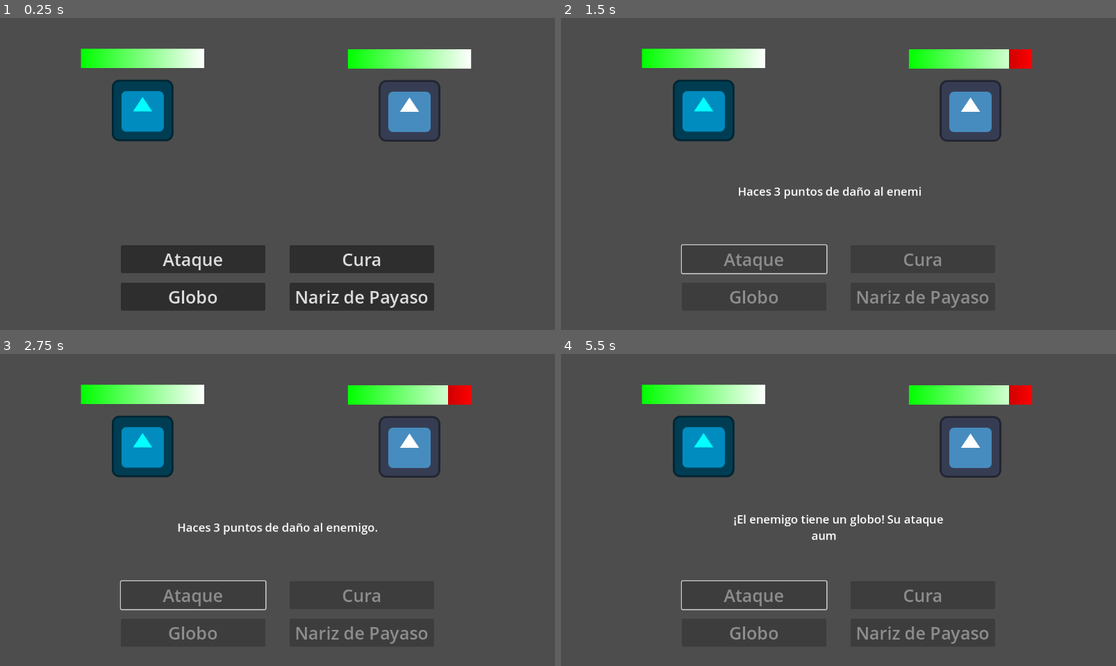
Above: before the commit, frames 1-4 (two rows, left to right).
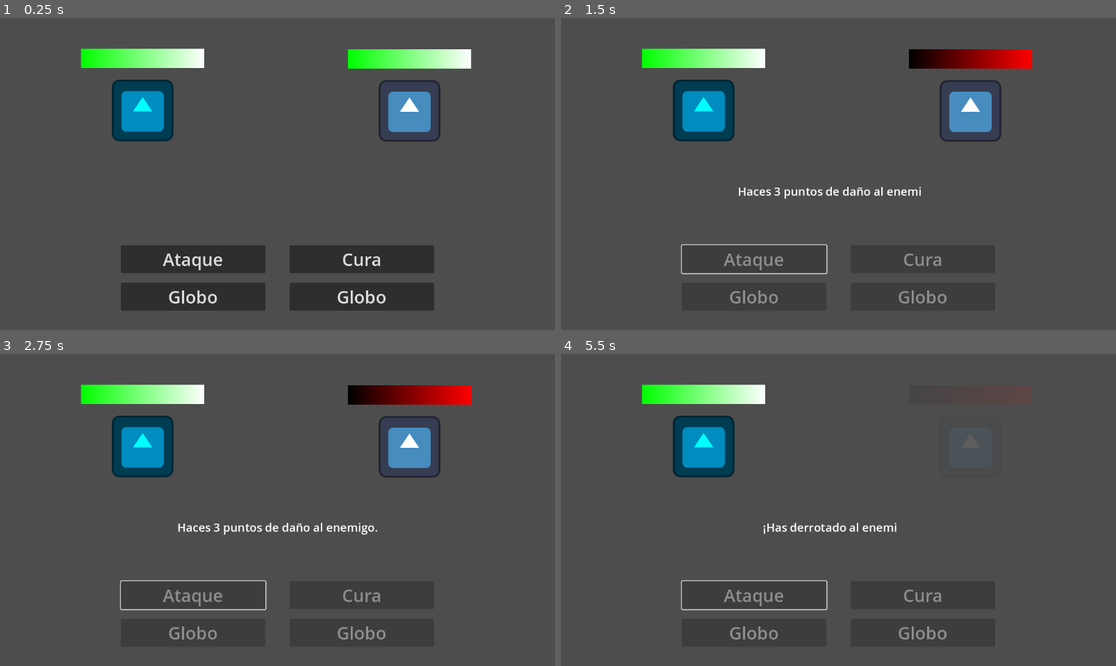
Above: after the commit, the same moments.

Repository: t0m45DEV/skidaddle-skidoodle
Game: Godot game, scene res://Scenes/combat.tscn
The game is run twice, just before and just after one commit, with the same random seed, the same clock (stepped at 60 frames per second) and the same inputs. The engine's default icon, where the game draws it, is replaced by a stand-in: a white triangle on a blue panel in a dark square.
Inputs:
- Up to frame 1 (0.25 s): no input
- Up to frame 2 (1.5 s): click "Ataque" at 0.5 s; tap Enter at 1.25 s
- Up to frame 3 (2.75 s): tap Space at 2 s
- Up to frame 4 (5.5 s): tap Enter at 2.75, 4.25 s; tap Space at 3.5 s

The runs differ from the first frame. In frame 1, 0.5% of the frame differs, in the area x 53-78%, y 87-93%; in frame 2, 1.5%; in frame 3, 1.5%; in frame 4, 3.9%, in the area x 31-85%, y 10-93%.

Commit message:
tienda update 1

Diff:
--- a/project/doodler/Enemies/dinosaur.tres
+++ b/project/doodler/Enemies/dinosaur.tres
@@ -1,7 +1,7 @@
 [gd_resource type="Resource" script_class="Enemy_Data" load_steps=3 format=3 uid="uid://busmmpwkdj2s6"]
 
-[ext_resource type="Script" uid="uid://1b3b510wll5g" path="res://Scenes/objects_data.gd" id="1_bi2eq"]
-[ext_resource type="Script" uid="uid://b6si3q6ywg50d" path="res://Scenes/enemy_data.gd" id="2_h66bo"]
+[ext_resource type="Script" uid="uid://1b3b510wll5g" path="res://Resources/objects_data.gd" id="1_bi2eq"]
+[ext_resource type="Script" uid="uid://b6si3q6ywg50d" path="res://Resources/enemy_data.gd" id="2_h66bo"]
 
 [resource]
 script = ExtResource("2_h66bo")
--- a/project/doodler/Enemies/skeleton.tres
+++ b/project/doodler/Enemies/skeleton.tres
@@ -1,13 +1,13 @@
 [gd_resource type="Resource" script_class="Enemy_Data" load_steps=6 format=3 uid="uid://crrs4sa4fwemf"]
 
-[ext_resource type="Script" uid="uid://1b3b510wll5g" path="res://Scenes/objects_data.gd" id="1_hjgok"]
-[ext_resource type="Script" uid="uid://b6si3q6ywg50d" path="res://Scenes/enemy_data.gd" id="1_qtnb1"]
+[ext_resource type="Script" uid="uid://1b3b510wll5g" path="res://Resources/objects_data.gd" id="1_jwmnn"]
 [ext_resource type="Resource" uid="uid://bqhvmd6c1ehr0" path="res://Objects/globo.tres" id="2_vo7mq"]
 [ext_resource type="Resource" uid="uid://liia7t6vqlwv" path="res://Objects/ataque_normal.tres" id="3_vo7mq"]
 [ext_resource type="Resource" uid="uid://c4ww61pdy11uh" path="res://Objects/nariz_payaso.tres" id="4_jwmnn"]
+[ext_resource type="Script" uid="uid://b6si3q6ywg50d" path="res://Resources/enemy_data.gd" id="5_rfmg6"]
 
 [resource]
-script = ExtResource("1_qtnb1")
-max_HP = 16
+script = ExtResource("5_rfmg6")
+max_HP = 1
 strength = 3
-abilities = Array[ExtResource("1_hjgok")]([ExtResource("2_vo7mq"), ExtResource("3_vo7mq"), ExtResource("4_jwmnn")])
+abilities = Array[ExtResource("1_jwmnn")]([ExtResource("2_vo7mq"), ExtResource("3_vo7mq"), ExtResource("4_jwmnn")])
--- /dev/null
+++ b/project/doodler/Globals/inventory.gd
@@ -0,0 +1,13 @@
+extends Node
+
+var inventoryArray : Array[Object_Data] = []
+
+func empty_inventory() -> void:
+	inventoryArray = []
+
+func add_item(new_item : Object_Data) -> void:
+	inventoryArray.append(new_item)
+
+func replace_item(new_item : Object_Data, old_item : Object_Data) -> void:
+	inventoryArray.erase(old_item)
+	add_item(new_item)
--- a/project/doodler/Menus/tienda.gd
+++ b/project/doodler/Menus/tienda.gd
@@ -1,4 +1,10 @@
 extends Control
+
+func _ready() -> void:
+	for i in range(Inventory.inventoryArray.size()):
+		var i_button : Button = $VBoxContainer2/HBoxContainer2.get_child(i)
+		var icon : Texture2D = Inventory.inventoryArray[i].texture
+		i_button.set_button_icon(icon)
 
 
 func _on_button_pressed() -> void:
--- a/project/doodler/Menus/tienda.tscn
+++ b/project/doodler/Menus/tienda.tscn
@@ -1,6 +1,7 @@
-[gd_scene load_steps=4 format=3 uid="uid://dth42a13t3cv3"]
+[gd_scene load_steps=5 format=3 uid="uid://dth42a13t3cv3"]
 
 [ext_resource type="Script" uid="uid://b7upwrk2qhasd" path="res://Menus/tienda.gd" id="1_n81as"]
+[ext_resource type="Theme" uid="uid://de5w4yfr8tf5e" path="res://Style.tres" id="2_e028t"]
 
 [sub_resource type="Gradient" id="Gradient_e028t"]
 colors = PackedColorArray(0, 1, 0, 1, 0, 1, 1, 1)
@@ -44,7 +45,7 @@
 custom_minimum_size = Vector2(1000, 100)
 layout_mode = 2
 theme_override_colors/default_color = Color(0, 0, 0, 1)
-text = "Elegi 2 de los 3"
+text = "Elegi 1 de 3"
 horizontal_alignment = 1
 
 [node name="Button" type="Button" parent="."]
@@ -61,4 +62,58 @@
 grow_vertical = 0
 text = "Siguiente pelea"
 
+[node name="VBoxContainer2" type="VBoxContainer" parent="."]
+layout_mode = 1
+anchors_preset = 8
+anchor_left = 0.5
+anchor_top = 0.5
+anchor_right = 0.5
+anchor_bottom = 0.5
+offset_left = -20.0
+offset_top = -20.0
+offset_right = 20.0
+offset_bottom = 20.0
+grow_horizontal = 2
+grow_vertical = 2
+
+[node name="Label" type="Label" parent="VBoxContainer2"]
+layout_mode = 2
+theme = ExtResource("2_e028t")
+text = "Basura disponible"
+horizontal_alignment = 1
+
+[node name="HBoxContainer" type="HBoxContainer" parent="VBoxContainer2"]
+layout_mode = 2
+size_flags_horizontal = 4
+
+[node name="Button" type="Button" parent="VBoxContainer2/HBoxContainer"]
+layout_mode = 2
+theme_override_constants/icon_max_width = 100
+
+[node name="Button2" type="Button" parent="VBoxContainer2/HBoxContainer"]
+layout_mode = 2
+theme_override_constants/icon_max_width = 100
+
+[node name="Button3" type="Button" parent="VBoxContainer2/HBoxContainer"]
+layout_mode = 2
+theme_override_constants/icon_max_width = 100
+
+[node name="Label2" type="Label" parent="VBoxContainer2"]
+layout_mode = 2
+theme = ExtResource("2_e028t")
+text = "Tu basura"
+horizontal_alignment = 1
+
+[node name="HBoxContainer2" type="HBoxContainer" parent="VBoxContainer2"]
+layout_mode = 2
+size_flags_horizontal = 4
+
+[node name="Button" type="Button" parent="VBoxContainer2/HBoxContainer2"]
+layout_mode = 2
+theme_override_constants/icon_max_width = 100
+
+[node name="Button2" type="Button" parent="VBoxContainer2/HBoxContainer2"]
+layout_mode = 2
+theme_override_constants/icon_max_width = 100
+
 [connection signal="pressed" from="Button" to="." method="_on_button_pressed"]
--- a/project/doodler/Objects/ataque_normal.tres
+++ b/project/doodler/Objects/ataque_normal.tres
@@ -1,6 +1,6 @@
 [gd_resource type="Resource" script_class="Object_Data" load_steps=2 format=3 uid="uid://liia7t6vqlwv"]
 
-[ext_resource type="Script" uid="uid://1b3b510wll5g" path="res://Scenes/objects_data.gd" id="1_18rjo"]
+[ext_resource type="Script" uid="uid://1b3b510wll5g" path="res://Resources/objects_data.gd" id="1_18rjo"]
 
 [resource]
 script = ExtResource("1_18rjo")
--- a/project/doodler/Objects/cura_normal.tres
+++ b/project/doodler/Objects/cura_normal.tres
@@ -1,6 +1,6 @@
 [gd_resource type="Resource" script_class="Object_Data" load_steps=2 format=3 uid="uid://bo2sj8we75bym"]
 
-[ext_resource type="Script" uid="uid://1b3b510wll5g" path="res://Scenes/objects_data.gd" id="1_5siub"]
+[ext_resource type="Script" uid="uid://1b3b510wll5g" path="res://Resources/objects_data.gd" id="1_5siub"]
 
 [resource]
 script = ExtResource("1_5siub")
--- a/project/doodler/Objects/globo.tres
+++ b/project/doodler/Objects/globo.tres
@@ -1,9 +1,11 @@
-[gd_resource type="Resource" script_class="Object_Data" load_steps=2 format=3 uid="uid://bqhvmd6c1ehr0"]
+[gd_resource type="Resource" script_class="Object_Data" load_steps=3 format=3 uid="uid://bqhvmd6c1ehr0"]
 
-[ext_resource type="Script" uid="uid://1b3b510wll5g" path="res://Scenes/objects_data.gd" id="1_5auof"]
+[ext_resource type="Script" uid="uid://1b3b510wll5g" path="res://Resources/objects_data.gd" id="1_t7cmo"]
+[ext_resource type="Texture2D" uid="uid://ncclsfgpdlqk" path="res://Sprites/baloon.png" id="2_raryn"]
 
 [resource]
-script = ExtResource("1_5auof")
+script = ExtResource("1_t7cmo")
 name = "Globo"
 action = &"object_globo"
+texture = ExtResource("2_raryn")
 metadata/_custom_type_script = "uid://1b3b510wll5g"
--- a/project/doodler/Objects/nariz_payaso.tres
+++ b/project/doodler/Objects/nariz_payaso.tres
@@ -1,9 +1,11 @@
-[gd_resource type="Resource" script_class="Object_Data" load_steps=2 format=3 uid="uid://c4ww61pdy11uh"]
+[gd_resource type="Resource" script_class="Object_Data" load_steps=3 format=3 uid="uid://c4ww61pdy11uh"]
 
-[ext_resource type="Script" uid="uid://1b3b510wll5g" path="res://Scenes/objects_data.gd" id="1_bldyn"]
+[ext_resource type="Script" uid="uid://1b3b510wll5g" path="res://Resources/objects_data.gd" id="1_r78u0"]
+[ext_resource type="Texture2D" uid="uid://boxnbyynk4154" path="res://icon.svg" id="2_d1cd2"]
 
 [resource]
-script = ExtResource("1_bldyn")
+script = ExtResource("1_r78u0")
 name = "Nariz de Payaso"
 action = &"object_nariz_payaso"
+texture = ExtResource("2_d1cd2")
 metadata/_custom_type_script = "uid://1b3b510wll5g"
--- a/project/doodler/Scenes/objects_data.gd
+++ b/project/doodler/Resources/objects_data.gd
@@ -8,13 +8,15 @@
 
 @export var name : String
 @export var action : StringName
+@export var texture : Texture2D
 
 var used : bool
 var type : action_type
 
-func _init(_name : String = "Object Name", _action : StringName = &"", _used : bool = false, _type : action_type = action_type.CONSUMIBLE) -> void:
+func _init(_name : String = "Object Name", _action : StringName = &"", _texture : Texture2D = Texture2D.new(), _used : bool = false, _type : action_type = action_type.CONSUMIBLE) -> void:
 	self.name = _name
 	self.action = _action
+	self.texture = _texture
 	self.used = _used
 	self.type = _type
 
--- a/project/doodler/Scenes/combat.tscn
+++ b/project/doodler/Scenes/combat.tscn
@@ -1,13 +1,10 @@
-[gd_scene load_steps=14 format=3 uid="uid://bejayr1spl6l6"]
+[gd_scene load_steps=11 format=3 uid="uid://bejayr1spl6l6"]
 
 [ext_resource type="Script" uid="uid://cvgvsgdjtrh2j" path="res://Scenes/combat.gd" id="1_ut0kg"]
 [ext_resource type="PackedScene" uid="uid://dujo0b6y7kel3" path="res://Scenes/player_sprite_2D.tscn" id="2_ut0kg"]
 [ext_resource type="PackedScene" uid="uid://bvra3ochdfu0w" path="res://Scenes/enemy_sprite_2D.tscn" id="2_yt1oa"]
 [ext_resource type="Theme" uid="uid://de5w4yfr8tf5e" path="res://Style.tres" id="3_ubpar"]
 [ext_resource type="PackedScene" uid="uid://b1gh8epl4r2x6" path="res://Scenes/action_button.tscn" id="3_ut0kg"]
-[ext_resource type="Script" uid="uid://1b3b510wll5g" path="res://Scenes/objects_data.gd" id="4_3w34b"]
-[ext_resource type="Resource" uid="uid://c4ww61pdy11uh" path="res://Objects/nariz_payaso.tres" id="5_avwh6"]
-[ext_resource type="Resource" uid="uid://bqhvmd6c1ehr0" path="res://Objects/globo.tres" id="6_avwh6"]
 
 [sub_resource type="Animation" id="Animation_yt1oa"]
 length = 0.001
@@ -196,7 +193,6 @@
 
 [node name="PlayerSprite2D" parent="." instance=ExtResource("2_ut0kg")]
 position = Vector2(296, 192)
-abilities = Array[ExtResource("4_3w34b")]([ExtResource("6_avwh6"), ExtResource("5_avwh6")])
 
 [node name="UI" type="Control" parent="."]
 custom_minimum_size = Vector2(1152, 648)
--- a/project/doodler/Scenes/player_sprite_2D.gd
+++ b/project/doodler/Scenes/player_sprite_2D.gd
@@ -3,3 +3,15 @@
 
 func add_ability(ability : Object_Data) -> void:
 	self.abilities.append(ability)
+
+func _ready() -> void:
+	var item : Object_Data = ResourceLoader.load("res://Objects/globo.tres")
+	Inventory.add_item(item)
+
+	var item2 : Object_Data = ResourceLoader.load("res://Objects/nariz_payaso.tres")
+	Inventory.add_item(item2)
+
+	for i_item in Inventory.inventoryArray:
+		add_ability(item)
+
+	super._ready()
--- a/project/doodler/Style.tres
+++ b/project/doodler/Style.tres
@@ -3,6 +3,7 @@
 [resource]
 Button/font_sizes/font_size = 36
 HBoxContainer/constants/separation = 50
+Label/colors/font_color = Color(0, 0, 0, 1)
 MarginContainer/constants/margin_bottom = 40
 MarginContainer/constants/margin_left = 20
 MarginContainer/constants/margin_right = 20
--- a/project/doodler/project.godot
+++ b/project/doodler/project.godot
@@ -17,13 +17,16 @@
 
 [autoload]
 
-Objects="*res://Scenes/objects.gd"
+Objects="*res://Globals/objects.gd"
+Inventory="*res://Globals/inventory.gd"
 
 [file_customization]
 
 folder_colors={
 "res://Enemies/": "red",
+"res://Globals/": "teal",
 "res://Menus/": "yellow",
 "res://Objects/": "green",
+"res://Resources/": "pink",
 "res://Scenes/": "blue"
 }
Not shown, added: project/doodler/Globals/inventory.gd.uid
Renamed: project/doodler/Scenes/objects.gd -> project/doodler/Globals/objects.gd
Renamed: project/doodler/Scenes/objects.gd.uid -> project/doodler/Globals/objects.gd.uid
Renamed: project/doodler/Scenes/enemy_data.gd -> project/doodler/Resources/enemy_data.gd
Renamed: project/doodler/Scenes/enemy_data.gd.uid -> project/doodler/Resources/enemy_data.gd.uid
Renamed: project/doodler/Scenes/objects_data.gd.uid -> project/doodler/Resources/objects_data.gd.uid
Binary file added: project/doodler/Sprites/baloon.png
Not shown, added: project/doodler/Sprites/baloon.png.import
